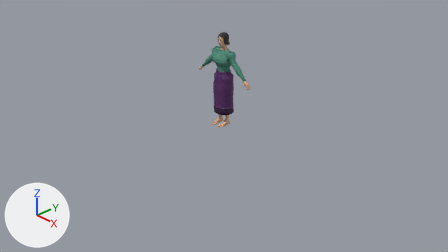
An edit to the Blender file assets/models/human_female/human_female.blend, drawn before and after from the same camera.
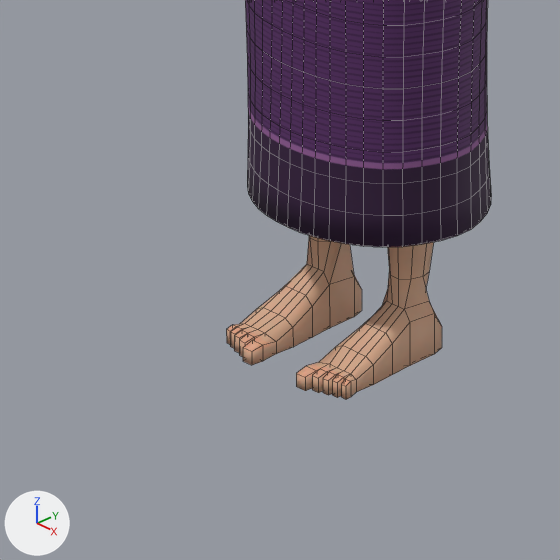
The first picture shows the older version from the file's camera 'Camera'. The close-ups show the older and then the newer version on the part from 43% to 53% of the width and 38% to 56% of the height of that picture. Only the edits that show in the close-ups are written down. The lights are fixed; the arrows at lower left show +X, +Y and +Z. The close-ups show mesh edges as thin lines.

Names of what the first close-up shows: 'Body', 'Cloth_blouse_sin_sin'.
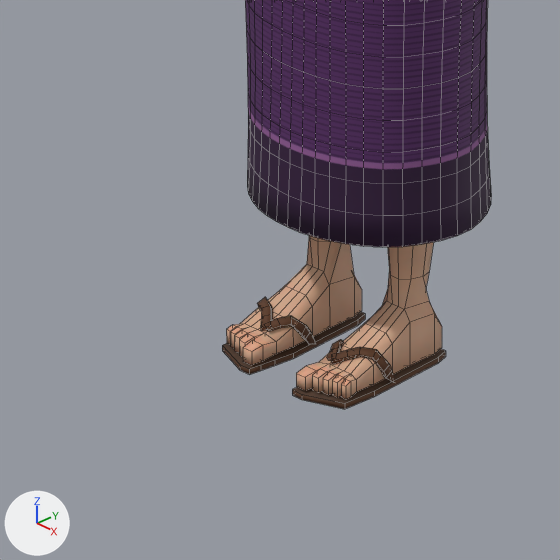
Boxes (x1, y1, x2, y2) around the edits, measured in the close-ups (560 x 560 px):
'Cloth_blouse_sin_sandals', added (brown): after (222, 297, 446, 409)

What changed in the scene script:
```text
Add img_sandal_brown_color_png:
    img_sandal_brown_color_png = load_image('sandal_brown_Color.png', '../clothes_tex/sandal_brown_Color.png', 512, 512, 'sRGB')
Add img_sandal_brown_roughness_png:
    img_sandal_brown_roughness_png = load_image('sandal_brown_Roughness.png', '../clothes_tex/sandal_brown_Roughness.png', 512, 512, 'Non-Color')
Add img_sandal_brown_normal_png:
    img_sandal_brown_normal_png = load_image('sandal_brown_Normal.png', '../clothes_tex/sandal_brown_Normal.png', 512, 512, 'Non-Color')
Add mat_cloth_sandal_brown:
    mat_cloth_sandal_brown = bpy.data.materials.new('Cloth_sandal_brown')
    # uses the picture img_sandal_brown_color_png
    # uses the picture img_sandal_brown_normal_png
    # uses the picture img_sandal_brown_roughness_png
Add me_cloth_blouse_sin_sandals:
    me_cloth_blouse_sin_sandals.from_pydata(...)  # 148 vertices, 122 faces; spans x -0.139..0.139, y -0.193..0.057, z -0.01..0.057
    me_cloth_blouse_sin_sandals.polygons.foreach_set('use_smooth', [True] * 122)
    me_cloth_blouse_sin_sandals.materials.append(mat_cloth_sandal_brown)
Add ob_cloth_blouse_sin_sandals:
    ob_cloth_blouse_sin_sandals = bpy.data.objects.new('Cloth_blouse_sin_sandals', me_cloth_blouse_sin_sandals)
    ob_cloth_blouse_sin_sandals.location = (0.0, 0.0, 0.0)
```
